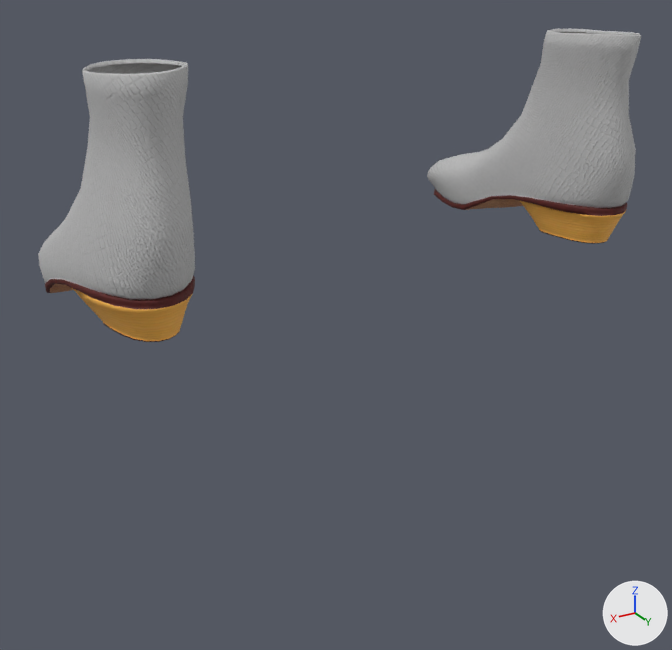
The glTF model app/assets/humans/female/toigo_ankle_boots_female.glb, before and after one commit.
The view is the same before and after, from a camera (50 mm lens) standing at (0.337, 0.466, 0.2) and looking at (0.014, -0.074, -0.069). Lighting does not change. The marker at lower right points along +X, +Y and +Z. The first picture is the older version. Vertices at exactly the same position are counted once.

The first picture shows 'part_toigo_ankle_boots_female'.
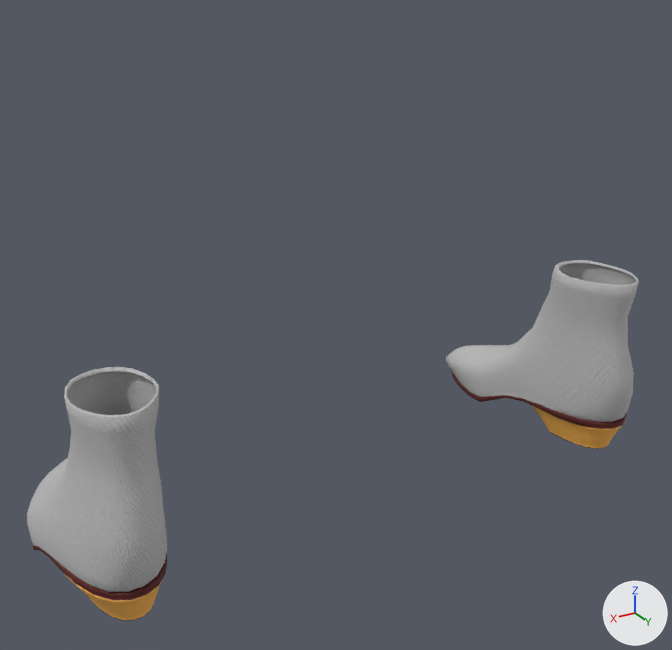
The newer file adds a shape key; the second version is drawn at full value of the shape key 'legs_long' of 'part_toigo_ankle_boots_female', and the change is written as the vertex moves it makes.

What differs and where, as boxes (x1, y1, x2, y2) in the pictures (672 x 650 px; the box of a moved part takes in the faces that stretch with it):
'part_toigo_ankle_boots_female', reshaped (15% taller): before (38, 29, 641, 342); after (27, 260, 639, 621)
part 1 of me_boots_ankle, moved or reshaped: before (38, 59, 195, 342); after (27, 367, 167, 621)
part 2 of me_boots_ankle, moved or reshaped: before (427, 29, 641, 244); after (446, 260, 639, 449)

Edits to the bpy script that builds the scene:
```text
Change me_boots_ankle:
    used by ob_part_toigo_ankle_boots_female; location = (0.0, 0.0, 0.0)
    remove me_boots_ankle.from_pydata(...)  # 2084 vertices, 4120 faces; spans x -0.214..0.214, y -0.182..0.016, z -0.017..0.133
    add me_boots_ankle.from_pydata(...)  # 2084 vertices, 4120 faces; spans x -0.245..0.245, y -0.182..0.016, z -0.202..-0.051
    me_boots_ankle part 1: the loose piece of 1042 vertices spanning x 0.128..0.214, y -0.182..0.016, z -0.017..0.133 is moved by (0.031, 0.0, -0.185)
    me_boots_ankle part 2: the loose piece of 1042 vertices spanning x -0.214..-0.128, y -0.182..0.016, z -0.017..0.133 is moved by (-0.031, 0.0, -0.185)
```
